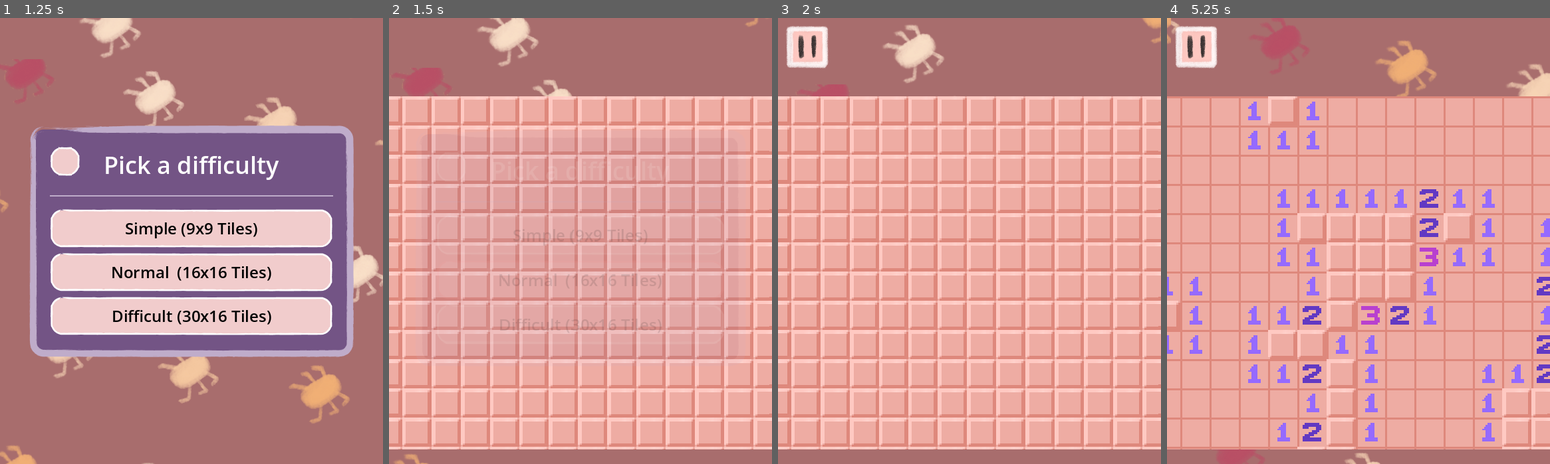
Above: before the commit, frames 1-4 (left to right).
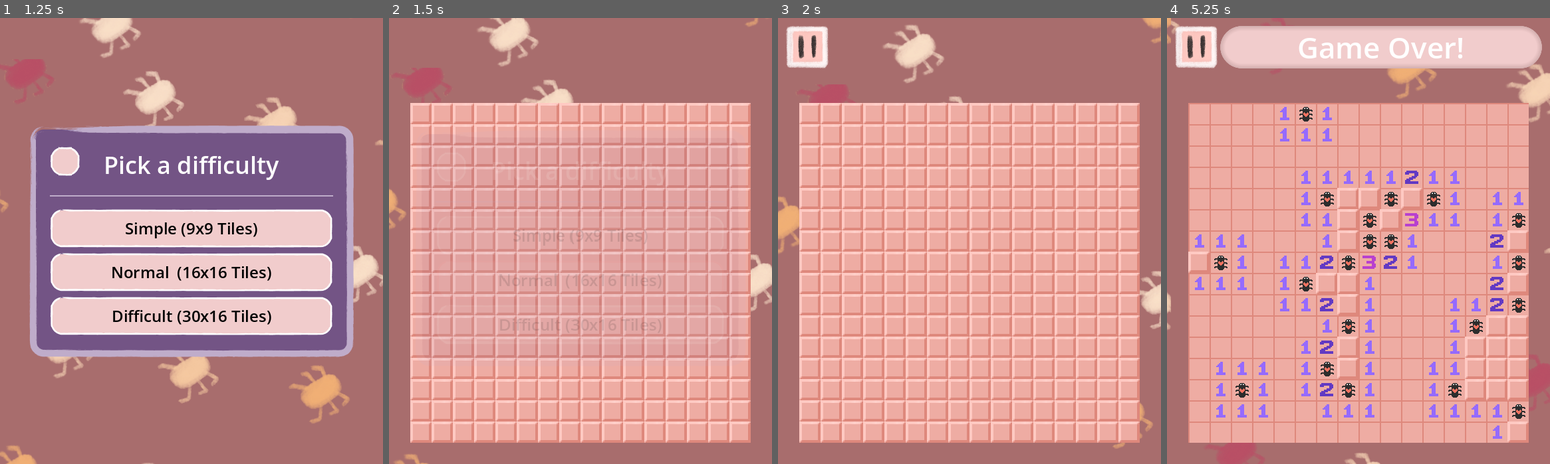
Above: after the commit, the same moments.

Repository: Somebud0180/CritterSweeper
Game: Godot game, scene res://scenes/menu.tscn
Two runs of this game, one before a commit and one after it. Both use one fixed random seed, a clock stepped at 60 frames per second and the inputs below.
Inputs (mouse positions are in pixels of both pictures, inside the frame that each line leads up to):
- Up to frame 1 (1.25 s): click "Start Game" at 0.5 s
- Up to frame 2 (1.5 s): click "Normal (16x16 Tiles)" at 1.25 s
- Up to frame 3 (2 s): no input
- Up to frame 4 (5.25 s): click (1197, 111) at 2.02 s; tap Enter at 2.75 s; move the mouse to (1442, 218) at 2.77 s; hold Right 2.78-3.53 s; tap Alt at 2.85, 4.35 s; click (1442, 218) at 2.92 s; move the mouse to (1281, 263) at 3.52 s; hold Down 3.53-4.28 s; tap Shift at 3.6, 5.1 s; move the mouse to (1396, 142) at 4.27 s; hold Right 4.28-5.03 s; move the mouse to (1339, 330) at 5.02 s; hold Up from 5.03 s (still down); click (1339, 330) at 5.17 s

Frame 1 is identical in both runs. In frame 2, 46% of the frame differs, in the area x 0-100%, y 17-97%; in frame 3, 49%; in frame 4, 44%.

Commit message:
Added a global singleton script and added adjustable tile sizes (only adjustable from the editor for now)

Diff:
--- a/project.godot
+++ b/project.godot
@@ -16,6 +16,10 @@
 boot_splash/image="uid://xx3cd5k8ocov"
 config/icon="uid://xx3cd5k8ocov"
 
+[autoload]
+
+Globals="*res://scripts/globals.gd"
+
 [display]
 
 window/size/viewport_width=576
@@ -32,6 +36,7 @@
 
 AnimationPlayer=""
 MainScreen=""
+Tiles=""
 
 [rendering]
 
--- a/scenes/game.tscn
+++ b/scenes/game.tscn
@@ -4,7 +4,7 @@
 [ext_resource type="Script" uid="uid://cbmn8aejrmb8d" path="res://scripts/game.gd" id="1_o5qli"]
 
 [node name="Game" type="MarginContainer" node_paths=PackedStringArray("grid", "grid_aspect")]
-anchors_preset = -1
+anchors_preset = 15
 anchor_right = 1.0
 anchor_bottom = 1.0
 offset_top = 96.0
--- a/scenes/menu.tscn
+++ b/scenes/menu.tscn
@@ -615,6 +615,7 @@
 [node name="GameLayer" type="CanvasLayer" parent="."]
 
 [node name="Game" parent="GameLayer" node_paths=PackedStringArray("label", "toast") instance=ExtResource("3_g3eks")]
+anchors_preset = 15
 pivot_offset = Vector2(288, 336)
 size_flags_horizontal = 3
 size_flags_vertical = 3
--- a/scenes/tile.tscn
+++ b/scenes/tile.tscn
@@ -7,7 +7,7 @@
 atlas = ExtResource("1_ywnoi")
 region = Rect2(0, 0, 32, 32)
 
-[node name="Tile" type="TextureButton"]
+[node name="Tile" type="TextureButton" groups=["Tiles"]]
 custom_minimum_size = Vector2(44, 44)
 anchors_preset = 15
 anchor_right = 1.0
@@ -20,7 +20,7 @@
 size_flags_vertical = 3
 mouse_default_cursor_shape = 2
 texture_normal = SubResource("AtlasTexture_0wfyh")
-stretch_mode = 4
+stretch_mode = 6
 script = ExtResource("2_jy7pm")
 
 [connection signal="gui_input" from="." to="." method="_on_gui_input"]
--- /dev/null
+++ b/scripts/globals.gd
@@ -0,0 +1,24 @@
+extends Node
+
+## Settings - Variables
+# Tile Size
+const TILE_SIZES = {
+	0: 32, # Small
+	1: 44, # Medium
+	2: 64, # Large
+}
+var tile_size: int:
+	get:
+		return tile_size
+	set(value):
+		value = mini(TILE_SIZES.size(), maxi(value, 0))
+		tile_size = value
+		for tile in get_tree().get_nodes_in_group("Tiles"):
+			tile.set_tile_size()
+
+# Volume
+var music_vol: float = 1.0
+var sfx_vol: float = 1.0
+
+func _ready() -> void:
+	tile_size = 0
--- a/scripts/tile.gd
+++ b/scripts/tile.gd
@@ -9,6 +9,10 @@
 
 func _ready() -> void:
 	texture_normal = texture_normal.duplicate()
+	set_tile_size()
+
+func set_tile_size() -> void:
+	custom_minimum_size = Vector2(Globals.TILE_SIZES[Globals.tile_size], Globals.TILE_SIZES[Globals.tile_size])
 
 func reveal_tile():
 	is_revealed = true
Not shown, added: scripts/globals.gd.uid
